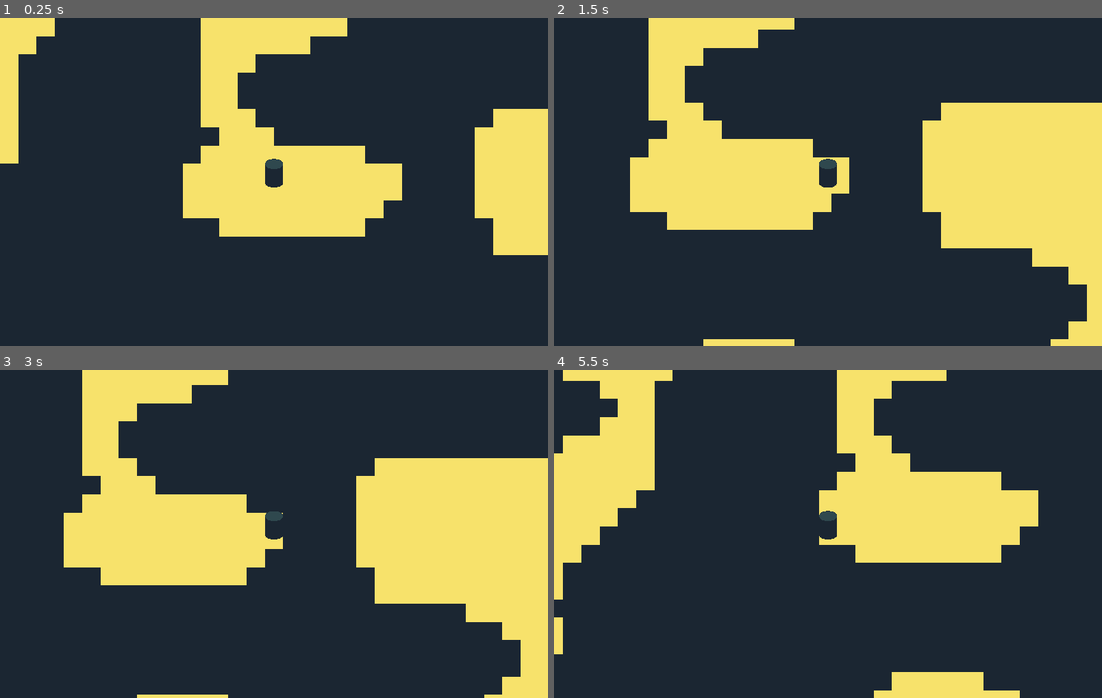
Above: before the commit, frames 1-4 (two rows, left to right).
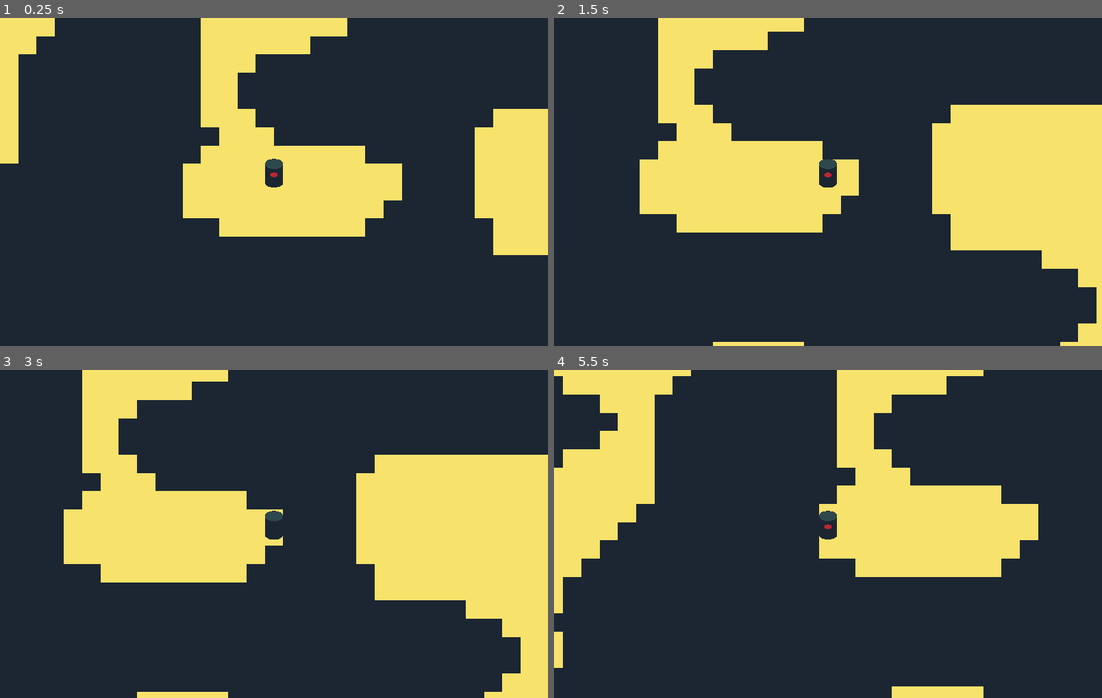
Above: after the commit, the same moments.

Repository: gamkedo-la/Jungle-Adventure
Game: Godot game, scene res://World.tscn
Same seed, same stepped clock (60 frames per second), same inputs: the game is played once before the commit and once after it.
Inputs:
- Up to frame 1 (0.25 s): no input
- Up to frame 2 (1.5 s): tap Enter at 0.5 s; hold Right (ui_right) 0.53-1.28 s; hold Down (ui_down) from 1.28 s (still down)
- Up to frame 3 (3 s): release Down (ui_down) at 2.03 s; hold Right (ui_right) 2.03-2.78 s; tap Space at 2.75 s; hold Up (ui_up) from 2.78 s (still down)
- Up to frame 4 (5.5 s): tap Enter at 3.5 s; release Up (ui_up) at 3.53 s; hold Left (ui_left) 3.53-5.03 s; hold Down (ui_down) from 5.03 s (still down)

The runs differ from the first frame. In frame 1, less than 0.1% of the frame differs, in the area x 49-51%, y 47-49%; in frame 2, 4.7%; in frame 3, 1.8%; in frame 4, 7.1%, in the area x 0-89%, y 0-100%.

Commit message:
Player faces the direction they move

Diff:
--- a/Player/Player.gd
+++ b/Player/Player.gd
@@ -1,12 +1,16 @@
 extends KinematicBody2D
 
-export var ACCELERATION = 1500
+export var ACCELERATION = 1000
 export var MAX_SPEED = 500
 export var ROLL_SPEED = 120
-export var FRICTION = 1000
+export var FRICTION = 1500
 
 var velocity = Vector2.ZERO
 var input_vector = Vector2.ZERO
+
+onready var animationPlayer = $AnimationPlayer
+onready var animationTree = $AnimationTree
+onready var animationState = animationTree.get("parameters/playback")
 
 func _process(delta):
 	input_vector = Vector2.ZERO
@@ -16,6 +20,7 @@
 
 	if !input_vector.is_equal_approx(Vector2.ZERO):
 		velocity = velocity.move_toward(input_vector * MAX_SPEED, ACCELERATION * delta)
+		animationTree.set("parameters/Idle/blend_position", input_vector)
 	else:
 		velocity = velocity.move_toward(Vector2.ZERO, FRICTION * delta)
 
--- a/Player/Player.tscn
+++ b/Player/Player.tscn
@@ -6,6 +6,102 @@
 [sub_resource type="CapsuleShape2D" id=1]
 radius = 20.0
 height = 24.0
+
+[sub_resource type="Animation" id=2]
+resource_name = "IdleDown"
+length = 0.1
+tracks/0/type = "value"
+tracks/0/path = NodePath("Sprite:frame")
+tracks/0/interp = 1
+tracks/0/loop_wrap = true
+tracks/0/imported = false
+tracks/0/enabled = true
+tracks/0/keys = {
+"times": PoolRealArray( 0 ),
+"transitions": PoolRealArray( 1 ),
+"update": 1,
+"values": [ 6 ]
+}
+
+[sub_resource type="Animation" id=3]
+resource_name = "IdleLeft"
+length = 0.1
+tracks/0/type = "value"
+tracks/0/path = NodePath("Sprite:frame")
+tracks/0/interp = 1
+tracks/0/loop_wrap = true
+tracks/0/imported = false
+tracks/0/enabled = true
+tracks/0/keys = {
+"times": PoolRealArray( 0 ),
+"transitions": PoolRealArray( 1 ),
+"update": 1,
+"values": [ 0 ]
+}
+
+[sub_resource type="Animation" id=4]
+resource_name = "IdleRight"
+length = 0.1
+tracks/0/type = "value"
+tracks/0/path = NodePath("Sprite:frame")
+tracks/0/interp = 1
+tracks/0/loop_wrap = true
+tracks/0/imported = false
+tracks/0/enabled = true
+tracks/0/keys = {
+"times": PoolRealArray( 0 ),
+"transitions": PoolRealArray( 1 ),
+"update": 1,
+"values": [ 4 ]
+}
+
+[sub_resource type="Animation" id=5]
+resource_name = "IdleUp"
+length = 0.1
+tracks/0/type = "value"
+tracks/0/path = NodePath("Sprite:frame")
+tracks/0/interp = 1
+tracks/0/loop_wrap = true
+tracks/0/imported = false
+tracks/0/enabled = true
+tracks/0/keys = {
+"times": PoolRealArray( 0 ),
+"transitions": PoolRealArray( 1 ),
+"update": 1,
+"values": [ 2 ]
+}
+
+[sub_resource type="AnimationNodeAnimation" id=6]
+animation = "IdleLeft"
+
+[sub_resource type="AnimationNodeAnimation" id=7]
+animation = "IdleDown"
+
+[sub_resource type="AnimationNodeAnimation" id=8]
+animation = "IdleRight"
+
+[sub_resource type="AnimationNodeAnimation" id=9]
+animation = "IdleUp"
+
+[sub_resource type="AnimationNodeBlendSpace2D" id=10]
+blend_point_0/node = SubResource( 6 )
+blend_point_0/pos = Vector2( -1, 0 )
+blend_point_1/node = SubResource( 7 )
+blend_point_1/pos = Vector2( 0, 1.1 )
+blend_point_2/node = SubResource( 8 )
+blend_point_2/pos = Vector2( 1, 0 )
+blend_point_3/node = SubResource( 9 )
+blend_point_3/pos = Vector2( 0, -1.1 )
+min_space = Vector2( -1, -1.1 )
+max_space = Vector2( 1, 1.1 )
+blend_mode = 1
+
+[sub_resource type="AnimationNodeStateMachine" id=11]
+states/Idle/node = SubResource( 10 )
+states/Idle/position = Vector2( 418, 77 )
+start_node = "Idle"
+
+[sub_resource type="AnimationNodeStateMachinePlayback" id=12]
 
 [node name="Player" type="KinematicBody2D"]
 collision_layer = 2
@@ -16,7 +112,7 @@
 texture = ExtResource( 1 )
 vframes = 4
 hframes = 2
-frame = 2
+frame = 6
 
 [node name="CollisionShape2D" type="CollisionShape2D" parent="."]
 rotation = -1.5708
@@ -25,3 +121,16 @@
 [node name="Camera2D" type="Camera2D" parent="."]
 current = true
 zoom = Vector2( 1.5, 1.5 )
+
+[node name="AnimationPlayer" type="AnimationPlayer" parent="."]
+anims/IdleDown = SubResource( 2 )
+anims/IdleLeft = SubResource( 3 )
+anims/IdleRight = SubResource( 4 )
+anims/IdleUp = SubResource( 5 )
+
+[node name="AnimationTree" type="AnimationTree" parent="."]
+tree_root = SubResource( 11 )
+anim_player = NodePath("../AnimationPlayer")
+active = true
+parameters/playback = SubResource( 12 )
+parameters/Idle/blend_position = Vector2( 0, 1 )
Not shown: 1 places in Player/Player.tscn that only renumber resources
Binary file changed: Player/player-temp-tileset.png
